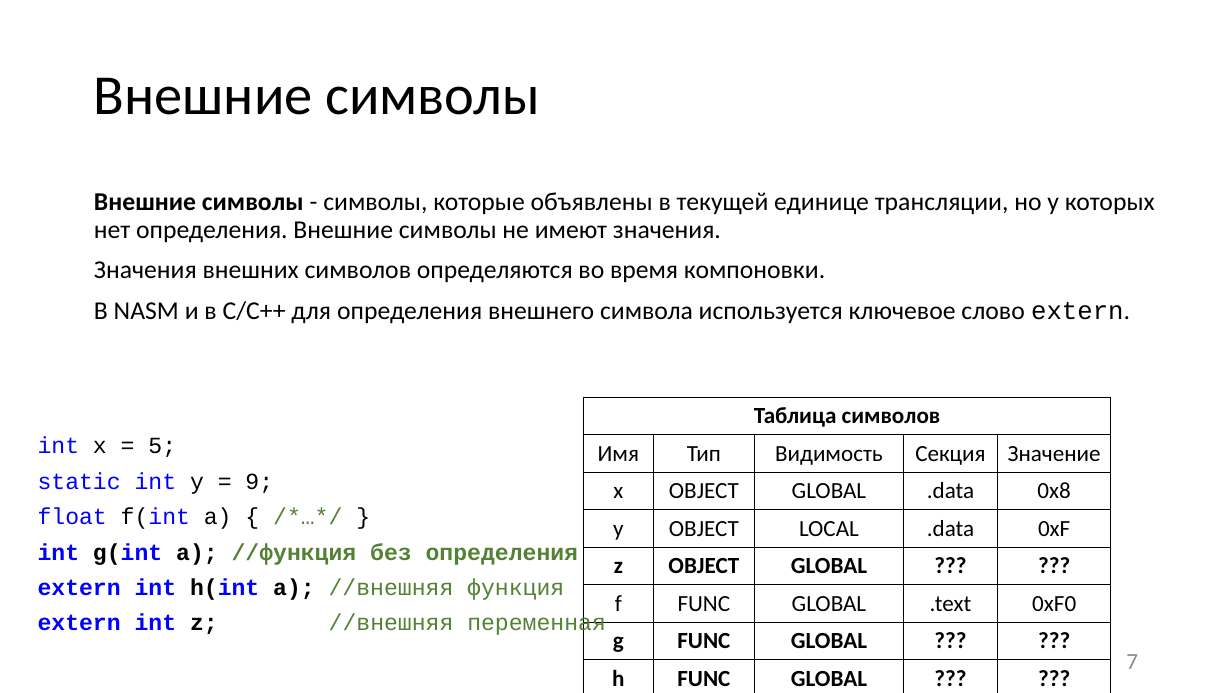
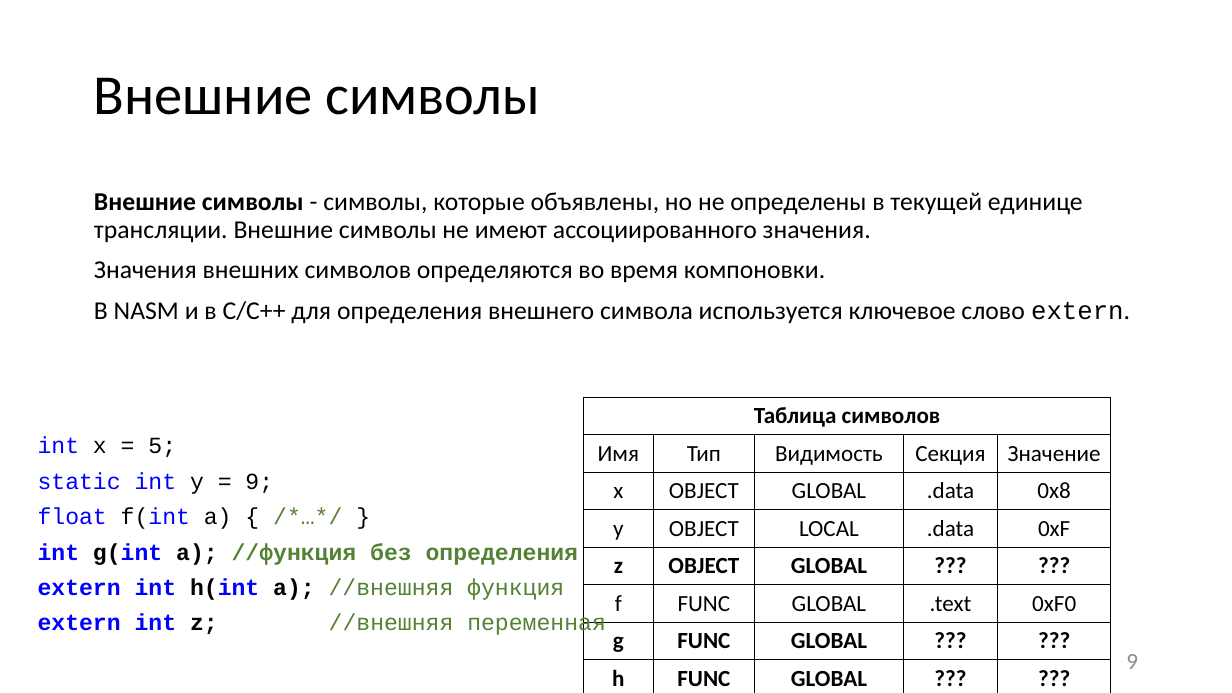
Before and after one commit to itsecd/low-level-programming, a slide deck: slide 9 of Lectures/5.Compiling_and_linking/Lecture5.pptx (slide 7 before the commit). Drawn at 1232x693 pixels with LibreOffice and Linux fonts; fonts in the diff are those of the drawing. Boxes give left, top, right and bottom in pixels: in the first picture for what was removed or moved away, otherwise in the second. Text is boxed around its words. In the diff, an @@ line names an element or a change of style, - is before the commit and + after.

```diff
--- a/Lectures/5.Compiling_and_linking/Lecture5.pptx
+++ b/Lectures/5.Compiling_and_linking/Lecture5.pptx
@@ text at <box>94,192,1083,243</box>: text changed @@
-Внешние символы - символы, которые объявлены в текущей единице трансляции, но у которых нет определения. Внешние символы не имеют значения.
+Внешние символы - символы, которые объявлены, но не определены в текущей единице трансляции. Внешние символы не имеют ассоциированного значения.
@@ page number at <box>1126,654,1138,669</box>: text changed @@
-7
+9
```
Also in this commit, not shown: 17 other slides changed, 10 other files.
